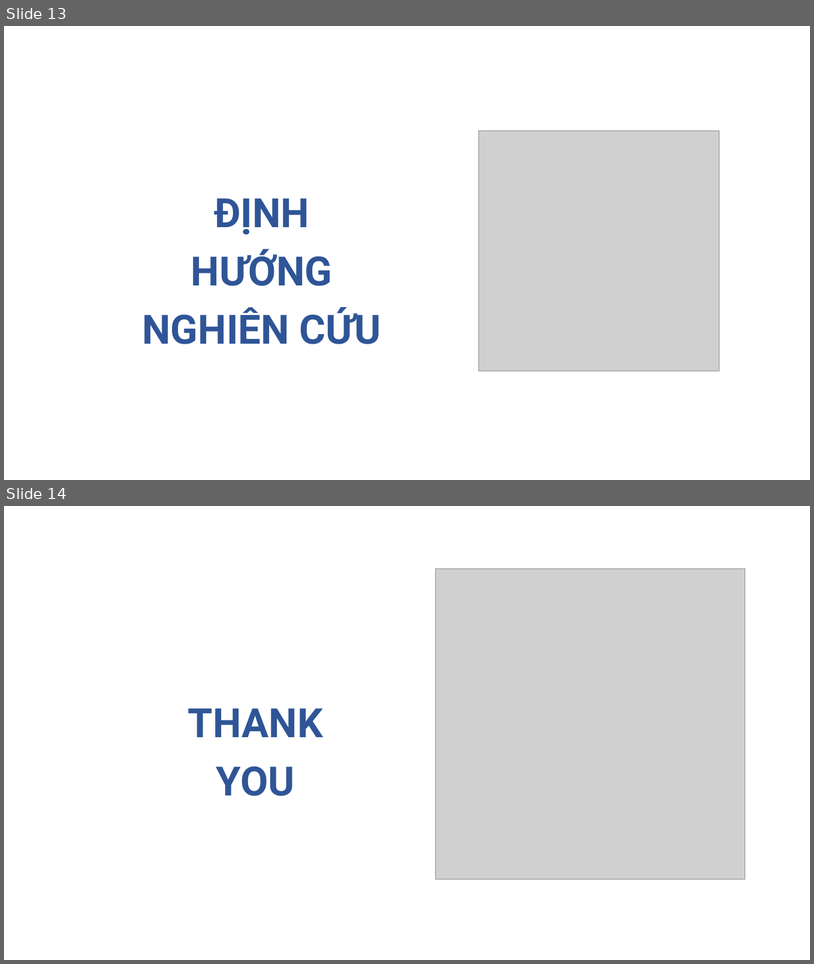
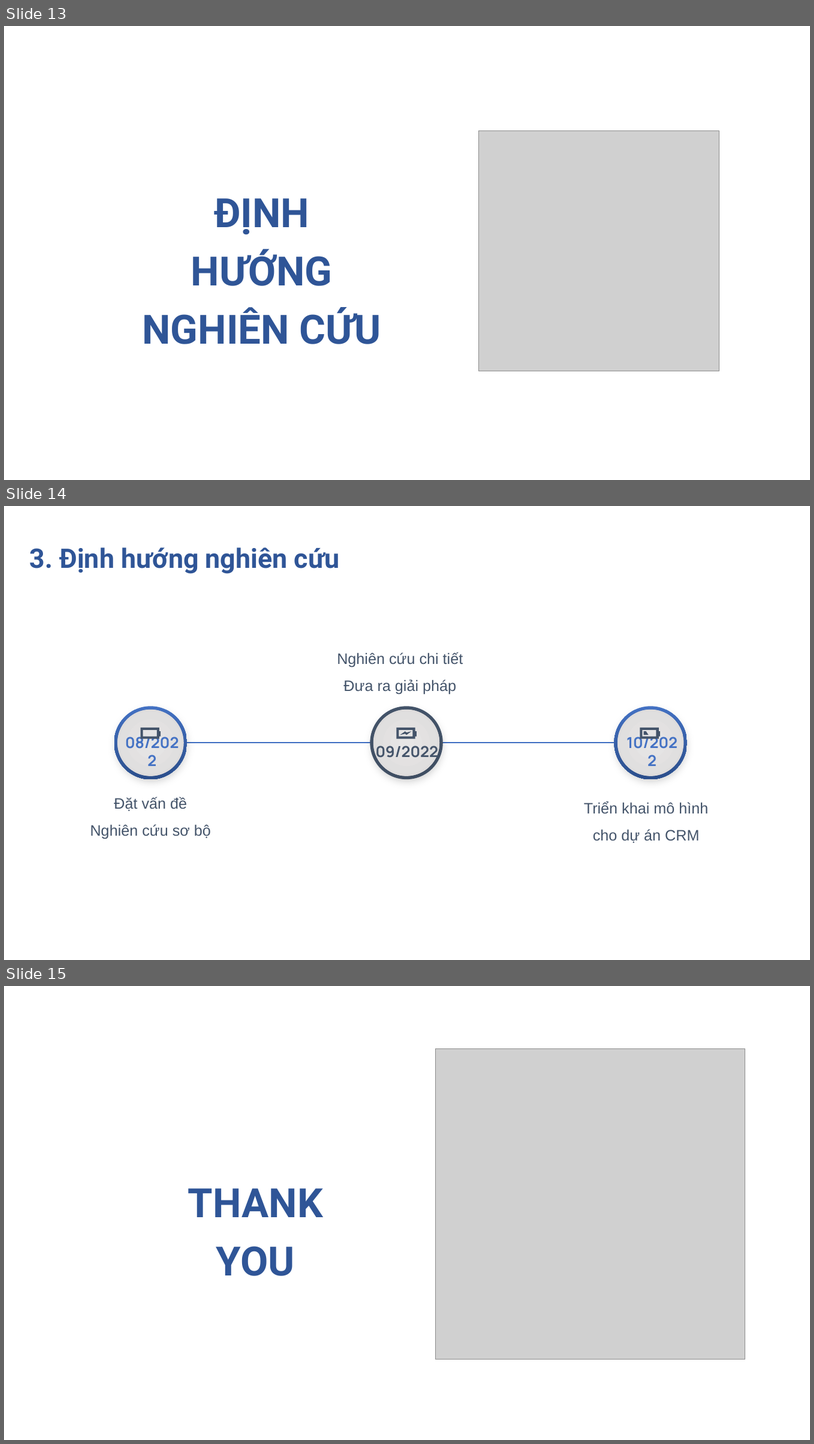
Before and after one commit to dna219/DreamChaserFromCRM, a slide deck: Slide review.pptx. Shown one above the other, each under a label of ours: slides 13 and 14 before the commit, slides 13, 14 and 15 after it. The pictures are 814x964 and 814x1444 pixels, drawn with LibreOffice and Linux fonts; fonts in the diff are those of the drawing; grey boxes stand for pictures; background and template pictures are left out. Boxes give left, top, right and bottom in pixels: in the first picture for what was removed or moved away, otherwise in the second. Text is boxed around its words. In the diff, an @@ line names an element or a change of style, - is before the commit and + after.

Commit message:
add

```diff
--- a/Slide review.pptx
+++ b/Slide review.pptx
@@ slide 14 added at [4, 506, 810, 960], background picture (left out) @@
@@ text added at [29, 547, 340, 574], 32 pt, text #2F5597, bold @@
+3. Định hướng nghiên cứu
@@ text added at [337, 652, 464, 694], 18 pt, text #44546A @@
+Nghiên cứu chi tiết
+Đưa ra giải pháp
@@ ellipse added at [114, 706, 186, 780], fill gradient #4472C4 to #2F5597 @@
@@ ellipse added at [118, 709, 184, 776], fill gradient #E7E6E6 to #DCDADA @@
@@ ellipse added at [371, 706, 443, 780], fill #44546A @@
@@ ellipse added at [374, 709, 440, 776], fill gradient #E7E6E6 to #DCDADA @@
@@ ellipse added at [614, 706, 687, 780], fill gradient #4472C4 to #2F5597 @@
@@ ellipse added at [618, 709, 684, 776], fill gradient #E7E6E6 to #DCDADA @@
@@ text added at [125, 734, 179, 748], 18 pt, text #4472C4, bold @@
+08/2022
@@ freeform shape added at [141, 727, 161, 739], fill #44546A @@
@@ freeform shape added at [396, 727, 417, 739], fill #44546A @@
@@ freeform shape added at [400, 731, 412, 735], fill #44546A @@
@@ text added at [627, 734, 678, 748], 18 pt, text #4472C4, bold @@
+10/2022
@@ freeform shape added at [641, 727, 660, 739], fill #44546A @@
@@ freeform shape added at [644, 731, 649, 735], fill #44546A @@
@@ line added from (168, 742) to (647, 742), #3F6FC3 1.25 pt @@
@@ text added at [376, 745, 439, 761], 18 pt, text #44546A, bold @@
+09/2022
@@ text added at [90, 796, 211, 838], 18 pt, text #44546A @@
+Đặt vấn đề
+Nghiên cứu sơ bộ
@@ text added at [584, 801, 708, 843], 18 pt, text #44546A @@
+Triển khai mô hình cho dự án CRM
@@ what was slide 14 is now slide 15 @@
```
Also in this commit, not shown: 3 slides changed.
